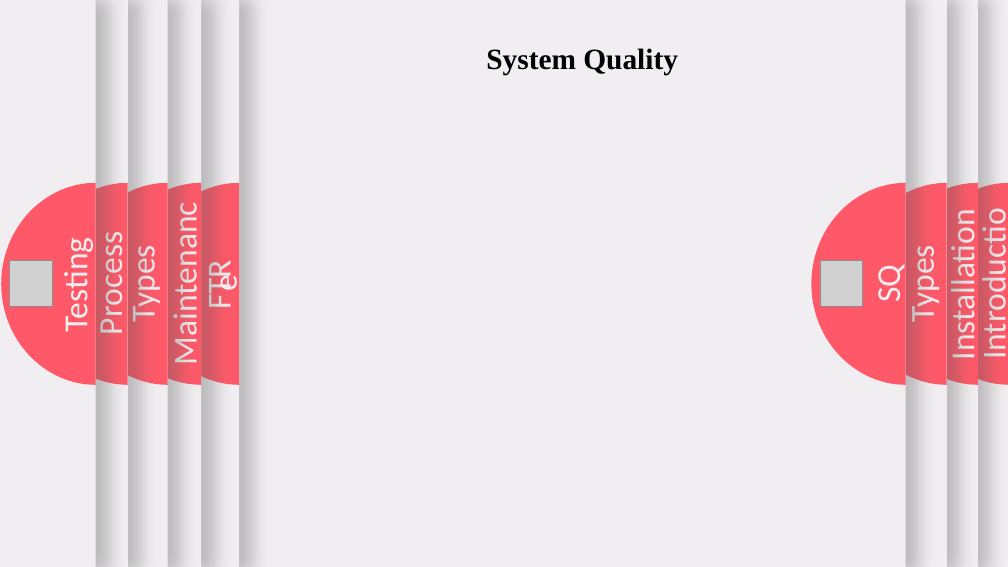
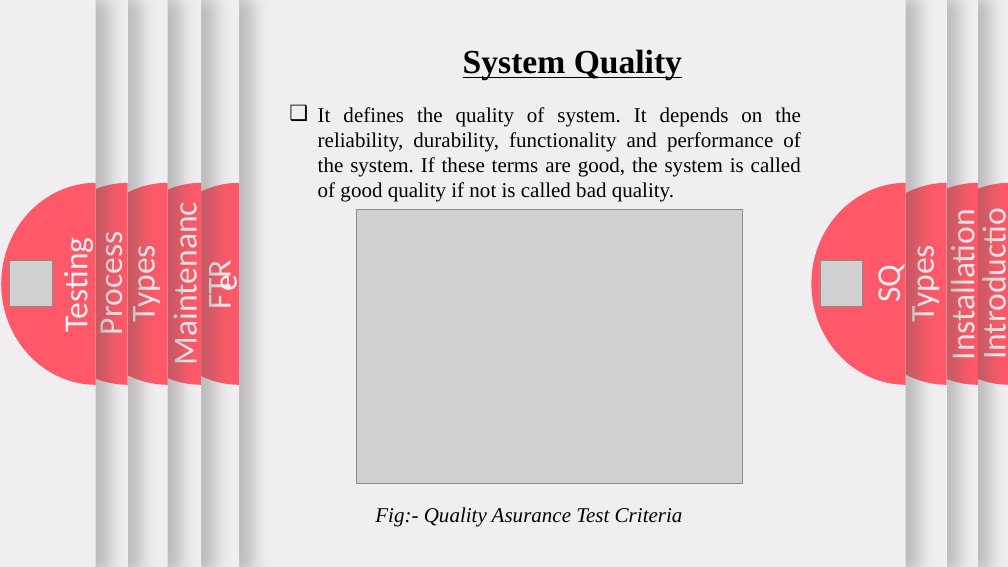
Before and after one commit to anjanshrestha8/third_sem-notes, a slide deck: slide 9 of Sad/unit6.pptx. Drawn at 1008x567 pixels with LibreOffice and Linux fonts; fonts in the diff are those of the drawing; grey boxes stand for pictures. Boxes give left, top, right and bottom in pixels: in the first picture for what was removed or moved away, otherwise in the second. Text is boxed around its words. In the diff, an @@ line names an element or a change of style, - is before the commit and + after.

```diff
--- a/Sad/unit6.pptx
+++ b/Sad/unit6.pptx
@@ text "System Quality": place and size @@
-text "System Quality" at (486,48,678,76)
+text "System Quality" at (463,49,682,80)
@@ text "System Quality" at (463,49,682,80): size 28 to 32 pt, underline on @@
@@ text added at (318,107,801,202), 20 pt, text #000000 @@
+❑ It defines the quality of system. It depends on the reliability, durability, functionality and performance of the system. If these terms are good, the system is called of good quality if not is called bad quality.
@@ picture added at (356,209,743,484) @@
@@ text added at (375,507,683,526), 20 pt, text #000000, italic @@
+Fig:- Quality Asurance Test Criteria
```
Also in this commit, not shown: 18 other slides changed, 1 slide added.
